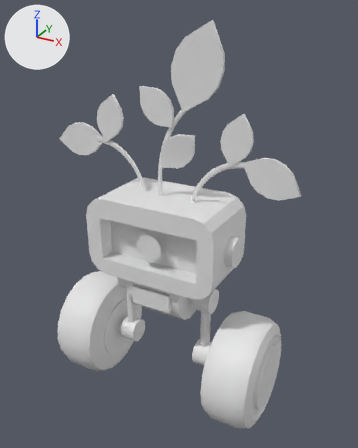
A saved change to the FBX model Unity_EcoEden/Assets/Art/plantbuddy v1.fbx.
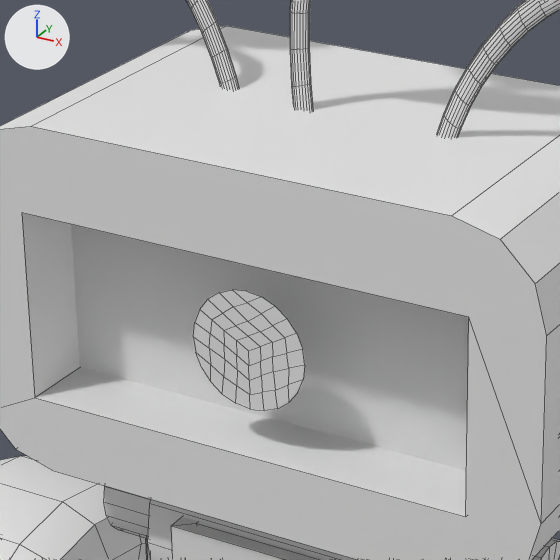
Each version is shown whole from a camera (50 mm lens) standing at (0.0842, -0.1434, 0.1254) and looking at (0.0038, 0.0029, 0.0523), then close up on the part from 27% to 60% of the width and 38% to 66% of the height. Lighting does not change. The marker at upper left points along +X, +Y and +Z. The close-ups show mesh edges as thin lines. Materials are left out; every surface is plain grey. Where no turn or scale is listed for an object, it has been applied to the vertices.

The first close-up shows 'plantbuddy1_pCylinder16'.
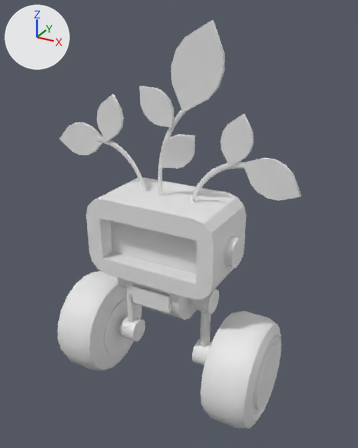
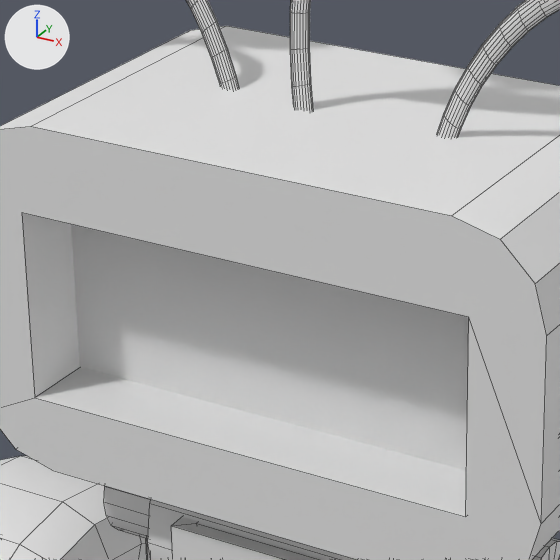
Where the change shows, as pixel boxes [x1, y1, x2, y2] in the close-ups (560 x 560 px):
part 1 of me_mesh, deleted: before [193, 290, 305, 411]

The change, as a diff of the scene's bpy script:
```diff
--- a/Unity_EcoEden/Assets/Art/plantbuddy v1.fbx.py
+++ b/Unity_EcoEden/Assets/Art/plantbuddy v1.fbx.py
@@ me_mesh @@
 me_mesh.from_pydata(...)  # 2629 vertices, 2982 faces; spans x -0.0484..0.0466, y -0.0209..0.0209, z -0.0726..0.0699
 # used by ob_plantbuddy1_pcylinder16; location = (0.0012, 0.0, 0.0517)
+# me_mesh part 1: the loose piece of 61 vertices spanning x -0.006..0.004, y -0.0125, z -0.0084..0.0015 is deleted
```
